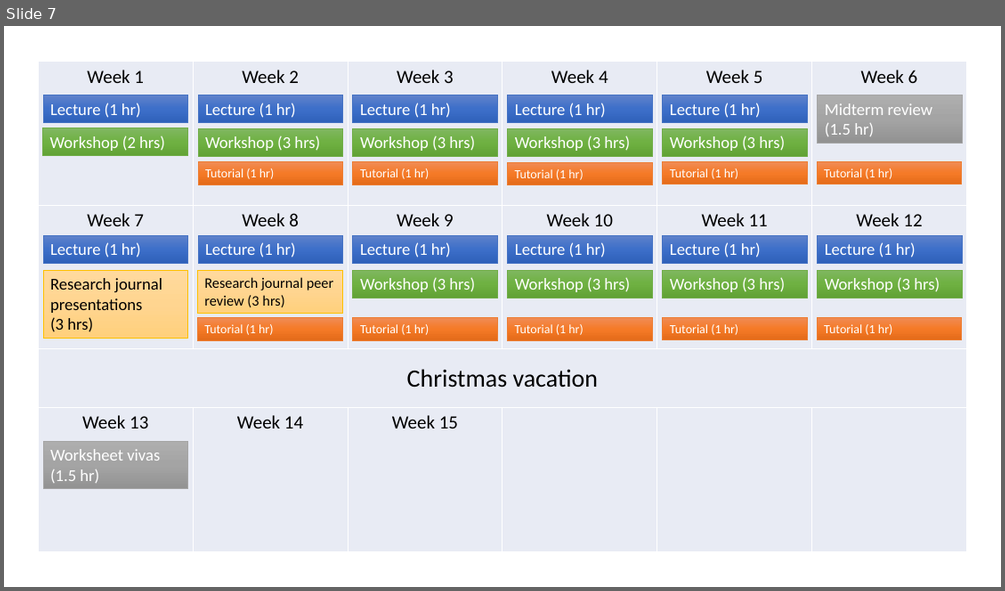
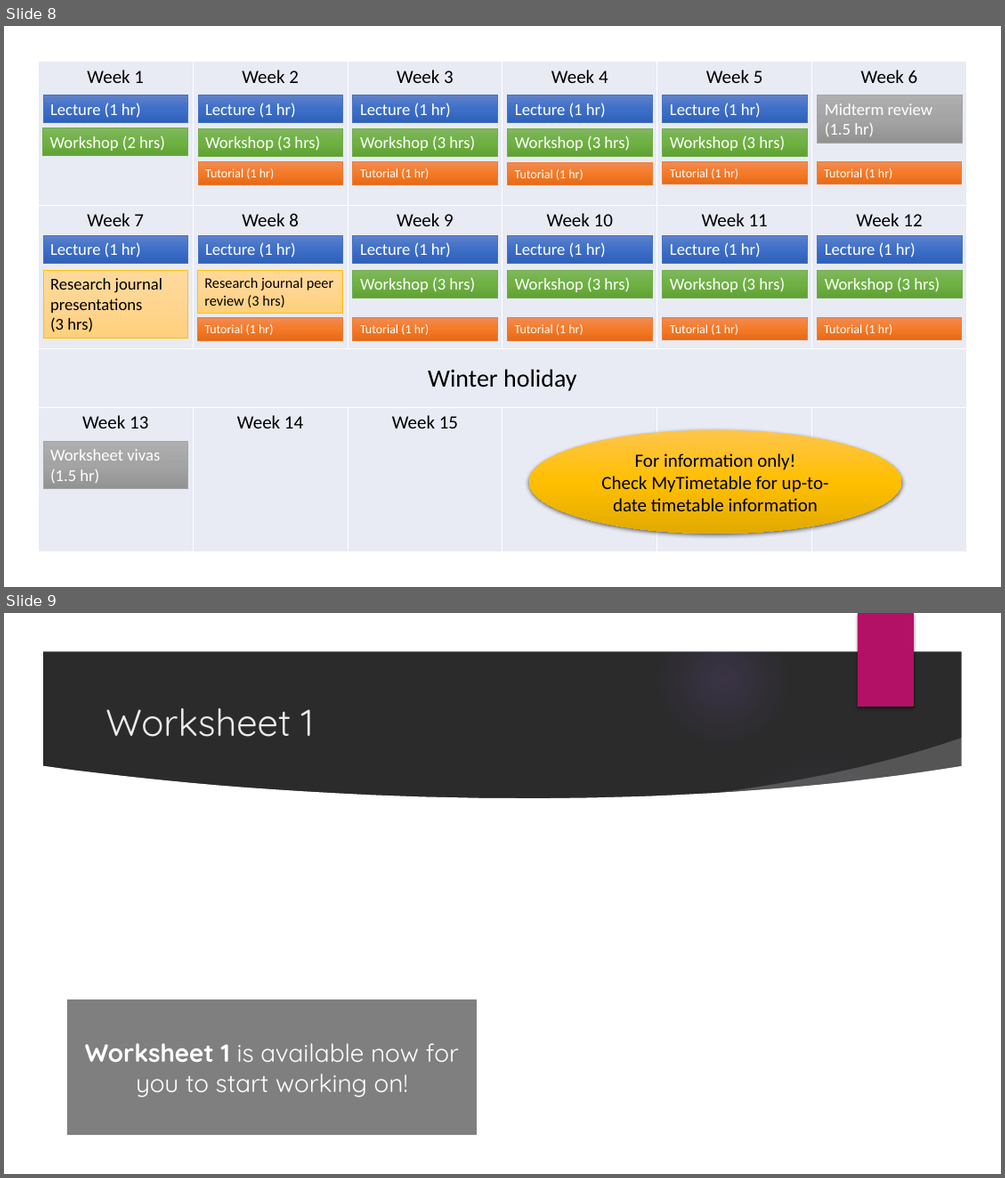
Before and after one commit to Falmouth-Games-Academy/bsc-course-materials, a slide deck: COMP110/01/induction.pptx. Shown one above the other, each under a label of ours: slide 7 before the commit, slides 8 and 9 after it. The pictures are 1005x591 and 1005x1178 pixels, drawn with LibreOffice and Linux fonts; fonts in the diff are those of the drawing; background and template pictures are left out; a plain dark background stands for a picture behind light text. Boxes give left, top, right and bottom in pixels: in the first picture for what was removed or moved away, otherwise in the second. Text is boxed around its words. In the diff, an @@ line names an element or a change of style, - is before the commit and + after.

```diff
--- a/COMP110/01/induction.pptx
+++ b/COMP110/01/induction.pptx
@@ slide 9 added at box(4, 613, 1001, 1174), background picture (left out) @@
@@ group added at box(4, 613, 1001, 1174): 5 ellipses, 3 freeform shapes @@
@@ rectangle added at box(858, 613, 914, 706), fill #B31166 @@
@@ title added at box(105, 708, 314, 737), 36 pt, text #EBEBEB @@
+Worksheet 1
@@ rectangle added at box(67, 999, 477, 1135), fill #000000 at 50% opacity, 24 pt, text #FFFFFF @@
+Worksheet 1 is available now for you to start working on!
@@ what was slide 7 is now slide 8 @@
@@ slide 8 changed as well @@
@@ table at box(39, 61, 967, 551) @@
-row 3, column 1: Christmas vacation
+row 3, column 1: Winter holiday
@@ ellipse added at box(529, 430, 901, 533), fill gradient #FFC64B to #FFC000 to #E3AB00, 18 pt, text #000000 @@
+For information only!
+Check MyTimetable for up-to-date timetable information
```
Also in this commit, not shown: 4 other slides changed, 3 other slides added, 2 slides removed, 12 other files.
